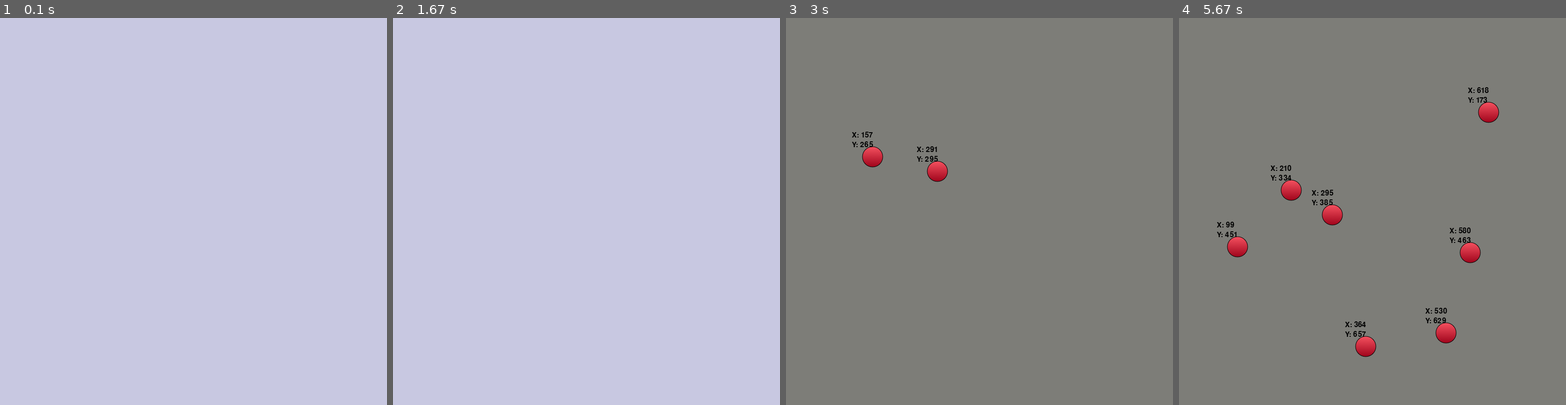
Above: before the commit, frames 1-4 (left to right).
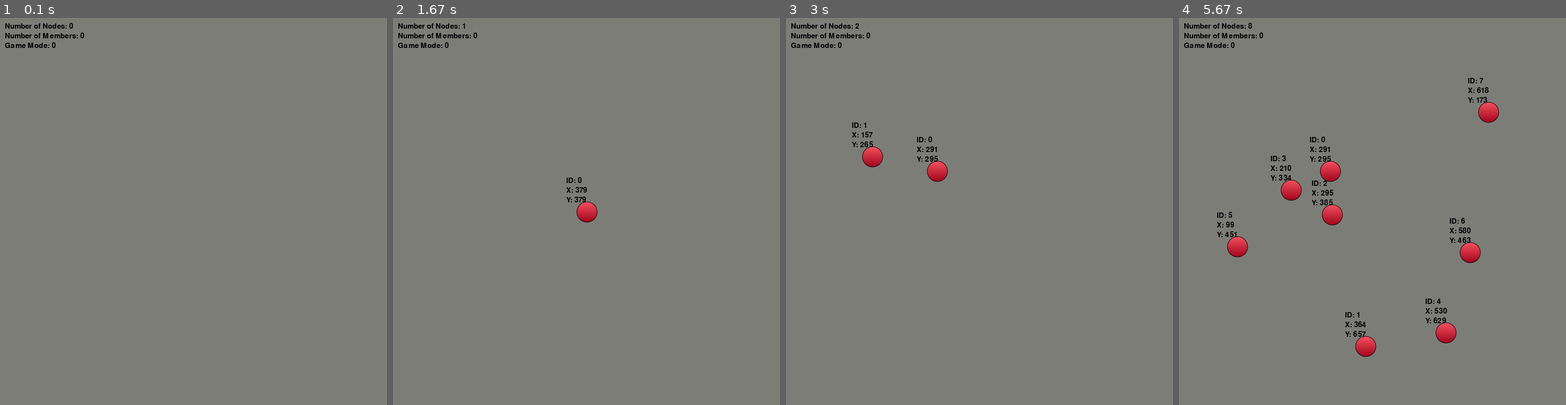
Above: after the commit, the same moments.

Repository: vinnnyr/Vinny-Truss-Solver
Game: pygame game, started from main.py
Same seed, same stepped clock (60 frames per second), same inputs: the game is played once before the commit and once after it. The source is Python 2; it was converted automatically to run under Python 3.
Inputs (mouse positions are in pixels of both pictures, inside the frame that each line leads up to):
- Up to frame 1 (0.1 s): no input
- Up to frame 2 (1.67 s): click (586, 211) at 0.38 s
- Up to frame 3 (3 s): tap 0 at 1.73 s; click (871, 157) at 2.12 s; click (948, 188) at 2.45 s; click (936, 172) at 2.78 s
- Up to frame 4 (5.67 s): click (1333, 215) at 3.12 s; click (1291, 188) at 3.45 s; click (1237, 145) at 3.78 s; click (1364, 346) at 4.12 s; click (1446, 331) at 4.45 s; click (1237, 246) at 4.78 s; click (1469, 250) at 5.12 s; click (1488, 110) at 5.45 s

The runs differ from the first frame. In frame 1, 100% of the frame differs, in the area x 0-100%, y 0-100%; in frame 2, 100%; in frame 3, 0.4%; in frame 4, 0.9%.

Commit message:
Fixed the bug where a member only snaps to Node 0

Diff:
--- a/main.py
+++ b/main.py
@@ -5,9 +5,10 @@
 
 
 class Node:
-    def __init__(self, (x, y)):
-        self.x = x
-        self.y = y
+    def __init__(self, (_x, _y), _id):
+        self.x = _x
+        self.y = _y
+        self.id = _id
         self.moving = False
         # self.colour = (0, 0, 255)
         # self.thickness = 10
@@ -15,14 +16,17 @@
     def genLabel(self):
         self.labelX = myFont.render("X: " + str(self.x), 2, (0, 0, 0))
         self.labelY = myFont.render("Y: " + str(self.y), 2, (0, 0, 0))
+        self.labelId = myFont.render("ID: " + str(self.id), 2, (0, 0, 0))
 
     def display(self):
         # pygame.draw.circle(screen, self.colour, (self.x, self.y), self.size, self.thickness)
         if self.moving:
             self.moveMode()
+        self.genLabel()
         screen.blit(nodeImg, (self.x, self.y))
         screen.blit(self.labelX, (self.x - 21, self.y - 30))
         screen.blit(self.labelY, (self.x - 21, self.y - 10))
+        screen.blit(self.labelId, (self.x - 21, self.y - 50))
 
     def moveMode(self):
         # print("Move Mode")
@@ -49,8 +53,21 @@
         self.endTup = (mouseX, mouseY)
         (self.x, self.y) = self.endTup
 
+def worldLabelDisplay():
+    nodeLengthLabel=myFont.render("Number of Nodes: "+ str(len(nodeList)),2, (0, 0, 0))
+    memberLengthLabel=myFont.render("Number of Members: "+ str(len(memberList)),2, (0, 0, 0))
+    gameModeLabel=myFont.render("Game Mode: "+ str(programMode),2, (0, 0, 0))
+
+    screen.blit(nodeLengthLabel,(10,10))
+    screen.blit(memberLengthLabel,(10,30))
+    screen.blit(gameModeLabel, (10, 50))
+
+
 
 def checkCollide(classList, x, y):
+    var=classList.__class__.__name__
+    if(var!="list"):
+        classList=[classList]
     for p in classList:
         if math.hypot(p.x - x, p.y - y) <= 50:
             return p
@@ -61,7 +78,8 @@
     collidedNode = checkCollide(nodeList, mouseX, mouseY)  # checks to see mouse pos in relation to a node
     # print("Mouse Pressed")
     if not collidedNode:  # if the variable DOES NOT exist then add a new Node
-        nodeList.append(Node((mouseX - 21, mouseY - 21)))
+        nodeListLength = len(nodeList)
+        nodeList.append(Node((mouseX - 21, mouseY - 21), nodeListLength))
         # print("New node added")
     else:
         collidedNode.moving = not collidedNode.moving
@@ -76,6 +94,7 @@
     if not collidedMember:
         nodeInInterest = memberSnapToNode(Member((mouseX - 21, mouseY - 21)))
         if nodeInInterest:
+            print("Collided with: " + nodeInInterest.__class__.__name__ + " " + str(nodeInInterest.id))
             memberList.append(Member((nodeInInterest.x + 21, nodeInInterest.y + 21)))
     else:
         collidedMember.moving = not collidedMember.moving
@@ -86,10 +105,10 @@
 
 
 def memberSnapToNode(memberToCheck):
-    mem = [memberToCheck]
     for p in nodeList:
-        nodeInInterest = checkCollide(mem, p.x, p.y)
-        return nodeInInterest
+        nodeInInterest = checkCollide(memberToCheck, p.x, p.y)
+        if nodeInInterest:
+            return p
     return None
 
 
@@ -107,7 +126,7 @@
 nodeList = []
 memberList = []
 nodeDict = {}
-programMode = 1  # mode 0:Node Building
+programMode = 0  # mode 0:Node Building
 # mode 1: Member Connecting
 
 done = False
@@ -146,7 +165,7 @@
     for m in memberList:
         m.display()
     for p in nodeList:
-        p.genLabel()
         p.display()
+    worldLabelDisplay()
     pygame.display.flip()
     clock.tick(60)
